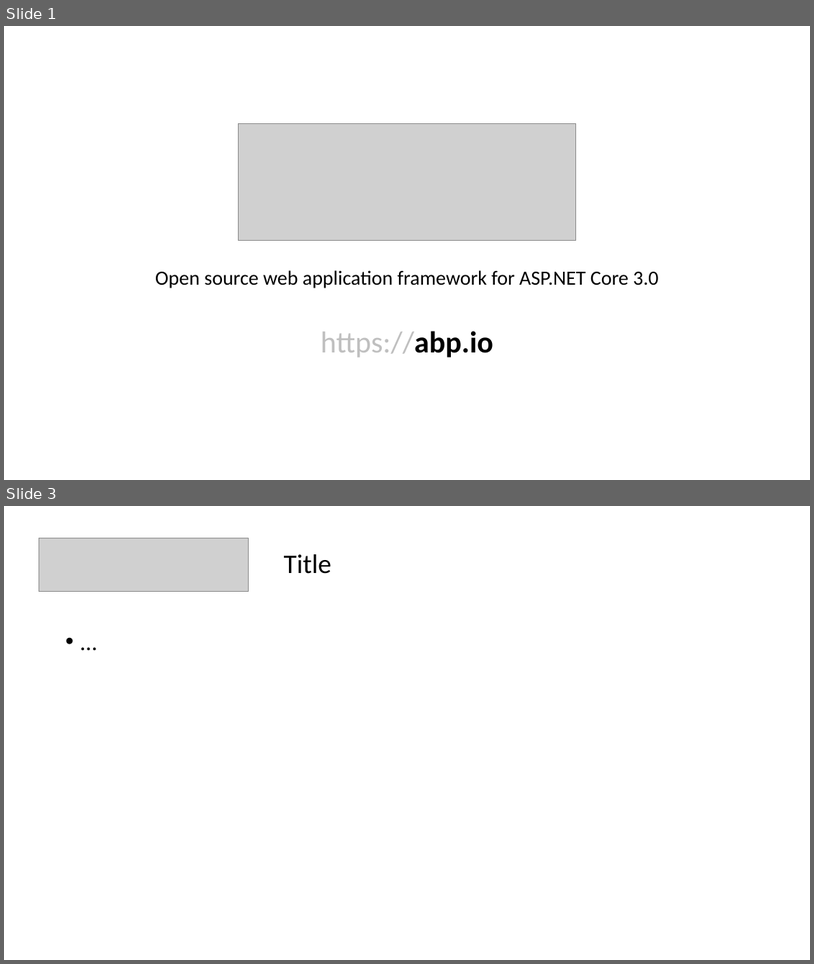
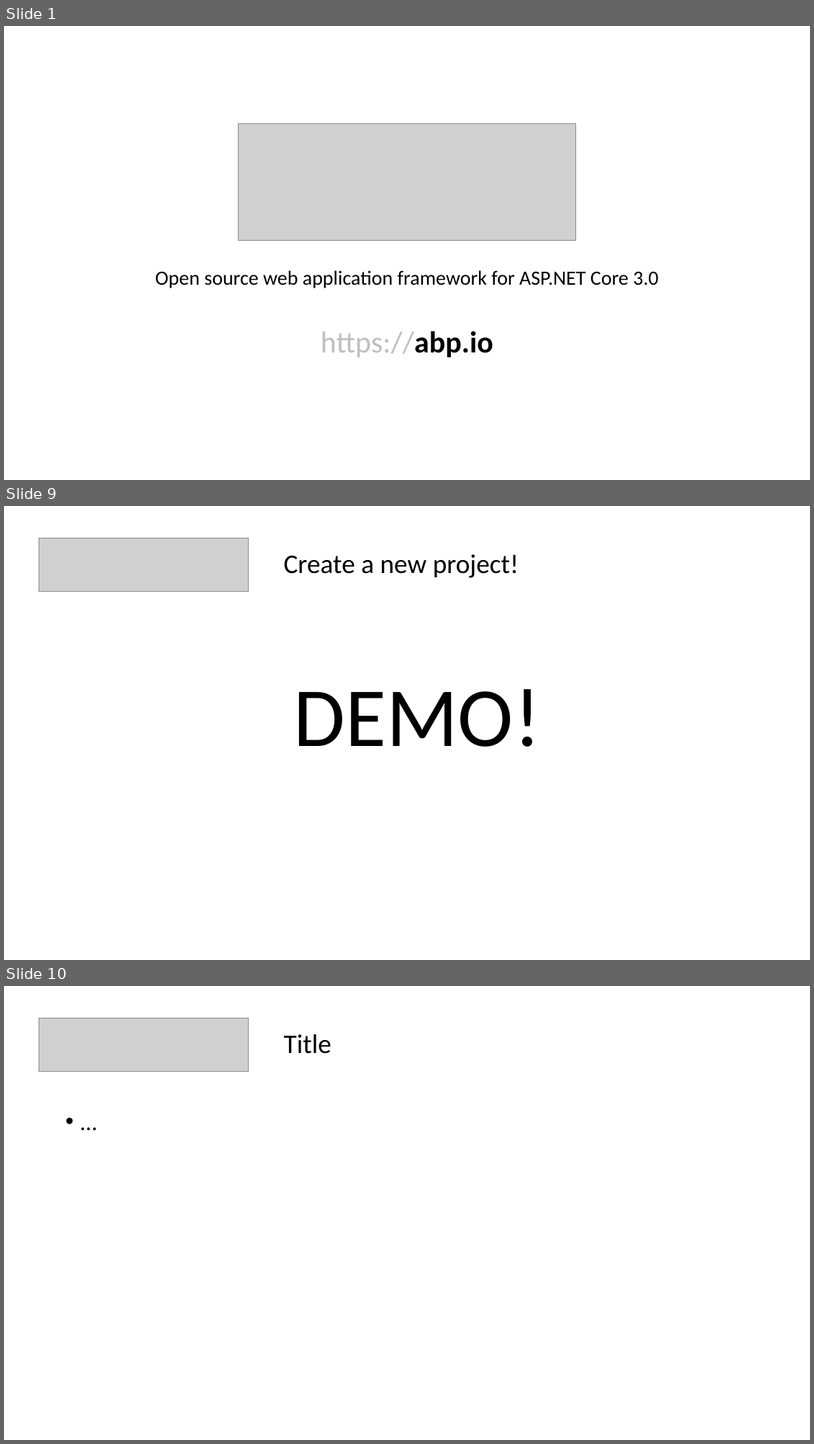
Before and after one commit to hikalkan/presentations, a slide deck: 2019-09-XX ABP Framework/Presentation_ABP.pptx. Shown one above the other, each under a label of ours: slides 1 and 3 before the commit, slides 1, 9 and 10 after it; the slides between them are not shown. The pictures are 814x964 and 814x1444 pixels, drawn with LibreOffice and Linux fonts; fonts in the diff are those of the drawing; grey boxes stand for pictures. Boxes give left, top, right and bottom in pixels: in the first picture for what was removed or moved away, otherwise in the second. Text is boxed around its words. In the diff, an @@ line names an element or a change of style, - is before the commit and + after.

```diff
--- a/2019-09-XX ABP Framework/Presentation_ABP.pptx
+++ b/2019-09-XX ABP Framework/Presentation_ABP.pptx
@@ slide 9 added at (4,506,810,960), background #FFFFFF @@
@@ picture added at (39,538,248,592) @@
@@ title added at (284,554,520,578), 32 pt, text #000000 @@
+Create a new project!
@@ text added at (294,689,541,746), 100 pt, text #000000 @@
+DEMO!
@@ what was slide 3 is now slide 10 @@
```
Also in this commit, not shown: 8 other slides added, 1 slide removed.
